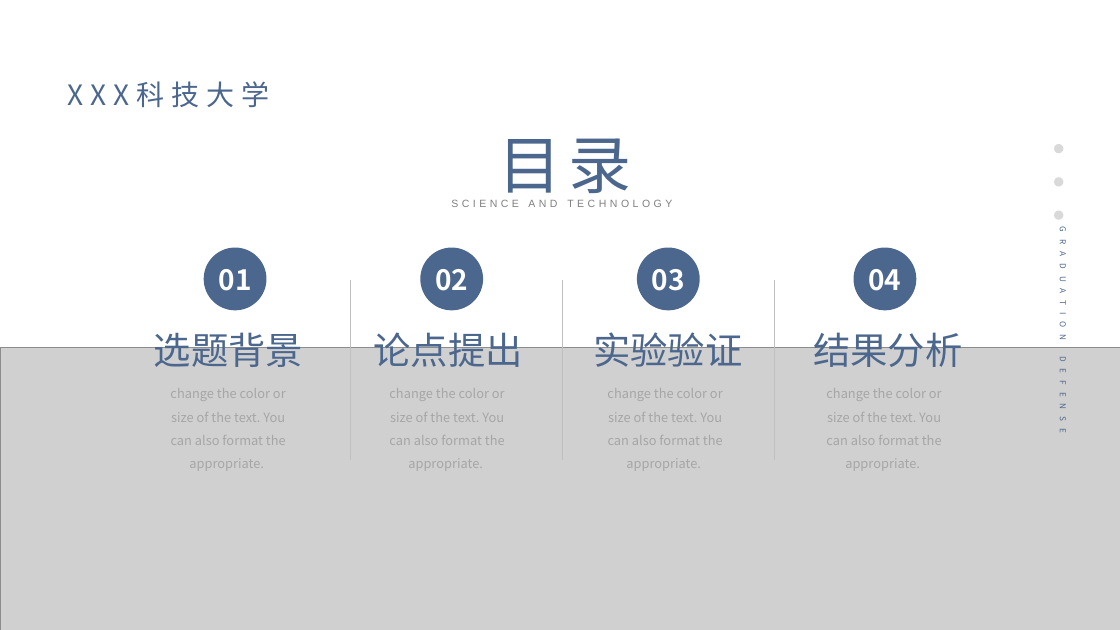
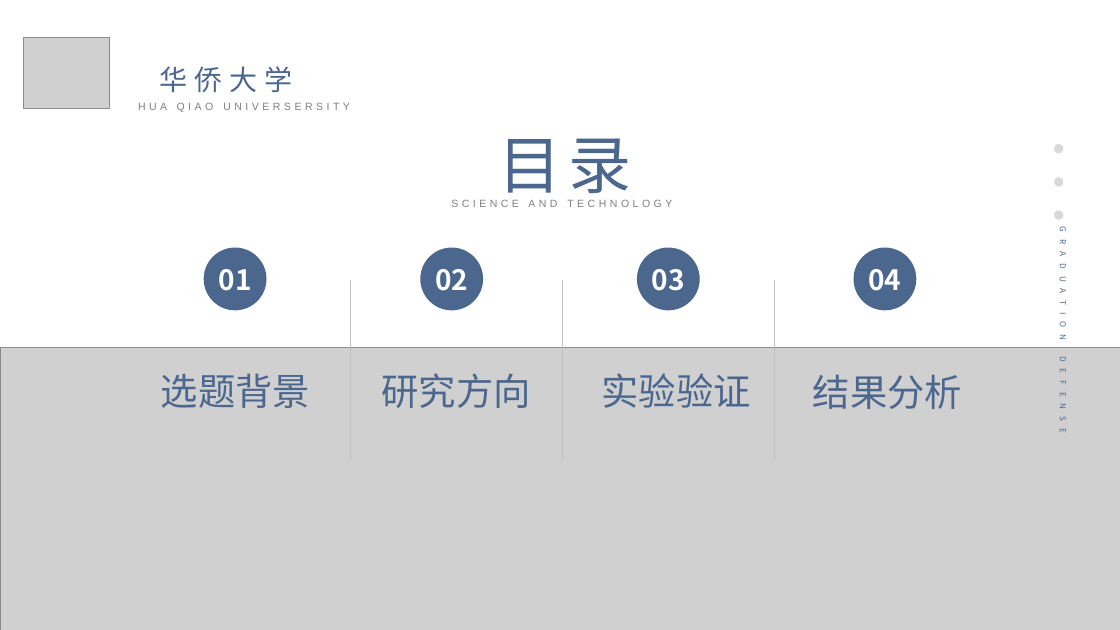
Before and after one commit to cyicz123/graduation-project, a slide deck: slide 3 of 中期检查答辩.pptx. Drawn at 1120x630 pixels with LibreOffice and Linux fonts; fonts in the diff are those of the drawing; grey boxes stand for pictures. Boxes give left, top, right and bottom in pixels: in the first picture for what was removed or moved away, otherwise in the second. Text is boxed around its words. In the diff, an @@ line names an element or a change of style, - is before the commit and + after.

```diff
--- a/中期检查答辩.pptx
+++ b/中期检查答辩.pptx
@@ picture added at [24, 37, 110, 108] @@
@@ text removed at [68, 81, 270, 107] @@
-XXX科技大学
@@ text added at [159, 66, 292, 93], 24 pt, text #4C678E @@
+华侨大学
@@ text added at [138, 102, 350, 112], 9 pt, text #808080 @@
+HUA QIAO UNIVERSERSITY
@@ text "选题背景" rewrapped from [154, 326, 303, 367] to [161, 373, 310, 408] @@
@@ text removed at [170, 388, 286, 468] @@
-change the color or size of the text. You can also format the appropriate.
@@ text at [381, 373, 530, 408]: text changed @@
-论点提出
+研究方向
@@ text removed at [389, 384, 505, 468] @@
-change the color or size of the text. You can also format the appropriate.
@@ text "实验验证" rewrapped from [593, 326, 742, 367] to [601, 373, 750, 408] @@
@@ text removed at [607, 388, 723, 468] @@
-change the color or size of the text. You can also format the appropriate.
@@ text "结果分析" rewrapped from [813, 326, 962, 367] to [813, 374, 962, 409] @@
@@ text removed at [826, 384, 942, 468] @@
-change the color or size of the text. You can also format the appropriate.
```
Also in this commit, not shown: 10 other slides changed, 9 slides added, 14 slides removed, 4 other files.
